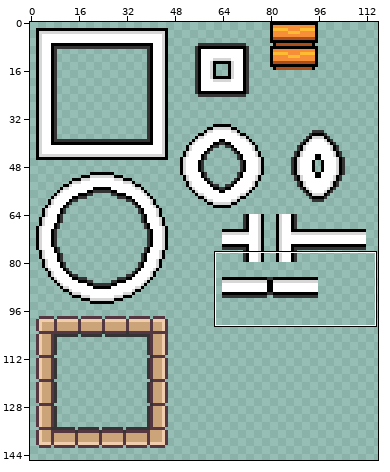
Two states of a sprite sheet, Assets/Tilemap/BombGolfTileSheet.png. Above, an overview of the earlier version with the close-up marked.
Close-up. Earlier state:
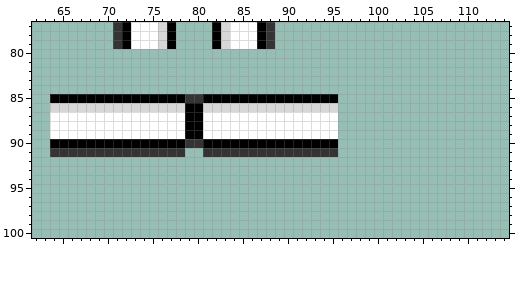
The file is 128x160 pixels. Shown: x 62..114, y 77..100. The wide view leaves out empty margins.
Once edited:
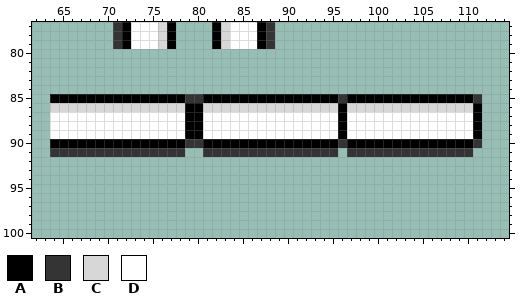
Palette (. is transparent): A #000000  B #343434  C #d7d7d7  D #ffffff
What changed:
y 85: x 96..111 ................ -> BAAAAAAAAAAAAAAB
y 86: x 96..111 ................ -> ACCCCCCCCCCCCCCA
y 87..89: x 96..111 ................ -> ADDDDDDDDDDDDDDA
y 90: x 96..111 ................ -> BAAAAAAAAAAAAAAB
y 91: x 97..110 .............. -> BBBBBBBBBBBBBB
